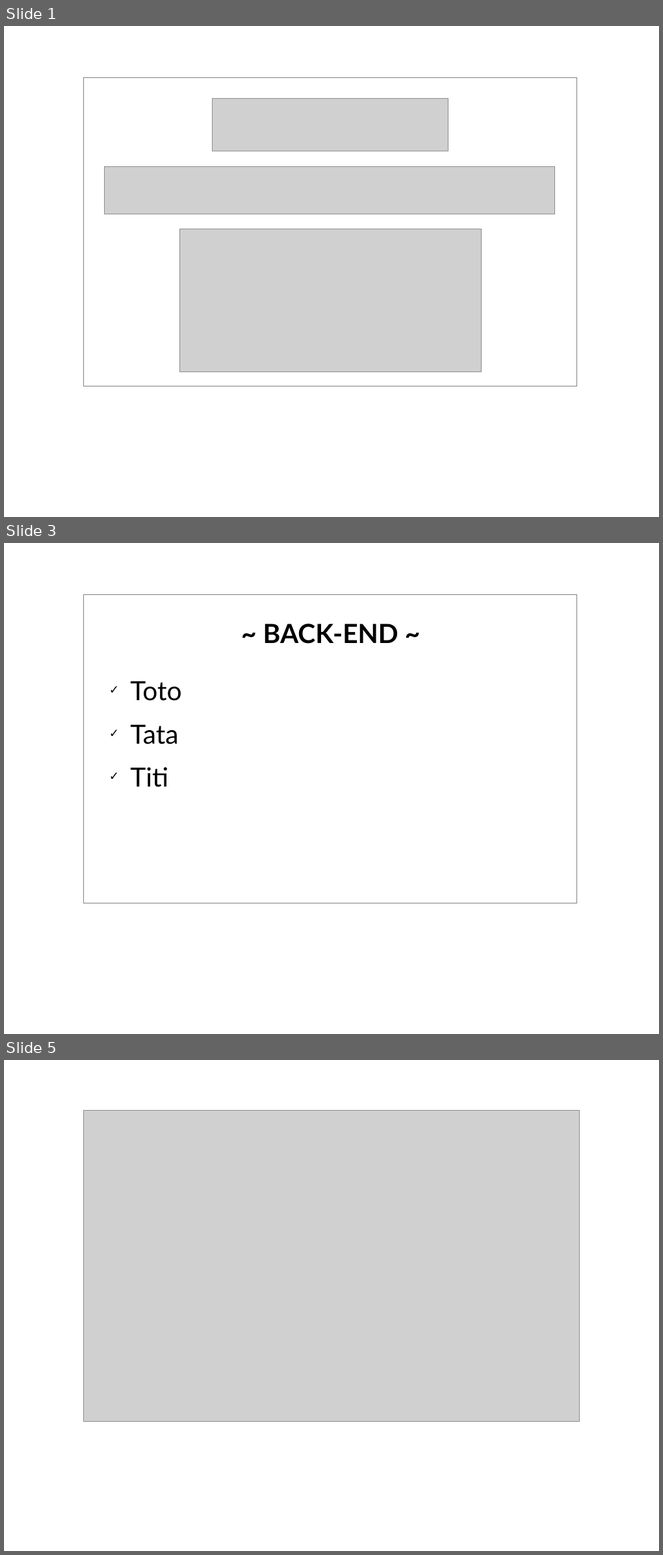
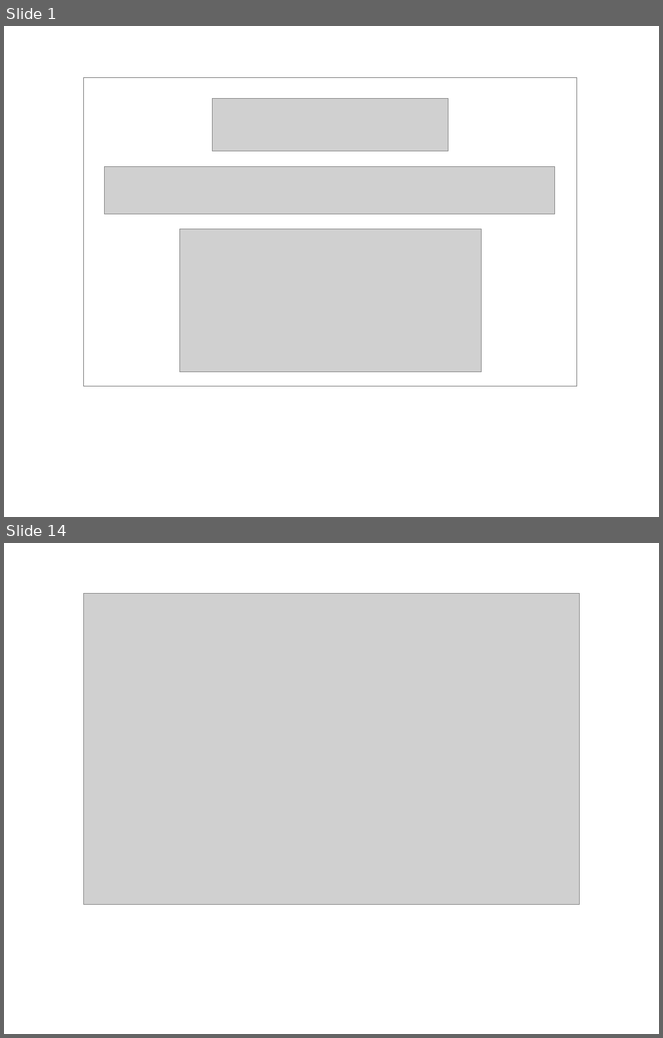
Before and after one commit to Badacadabra/SeriesSearch, a slide deck: presentation/presentation.odp. Shown one above the other, each under a label of ours: slides 1, 3 and 5 before the commit, slides 1 and 14 after it; the slides between them are not shown. The pictures are 663x1555 and 663x1038 pixels, drawn with LibreOffice and Linux fonts; fonts in the diff are those of the drawing; grey boxes stand for pictures; background and template pictures are left out. Boxes give left, top, right and bottom in pixels: in the first picture for what was removed or moved away, otherwise in the second. Text is boxed around its words. In the diff, an @@ line names an element or a change of style, - is before the commit and + after.

```diff
--- a/presentation/presentation.odp
+++ b/presentation/presentation.odp
@@ slide 3 removed at (4, 543, 659, 1034), background picture (left out); not listed: 1 template element that a slide beside it also shows @@
@@ title removed at (263, 624, 399, 644) @@
-~ BACK-END ~
@@ text removed at (130, 681, 181, 787) @@
-✓ Toto
-✓ Tata
-✓ Titi
@@ what was slide 5 is now slide 14 @@
```
Also in this commit, not shown: 12 slides added, 2 other slides removed, 3 other files.
